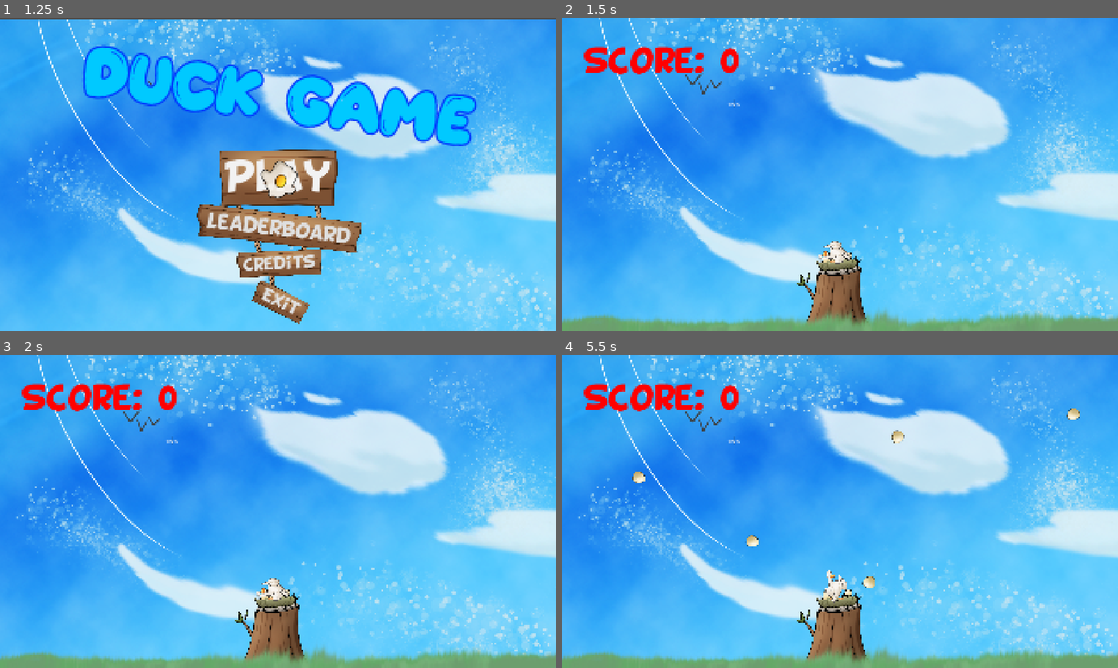
Above: before the commit, frames 1-4 (two rows, left to right).
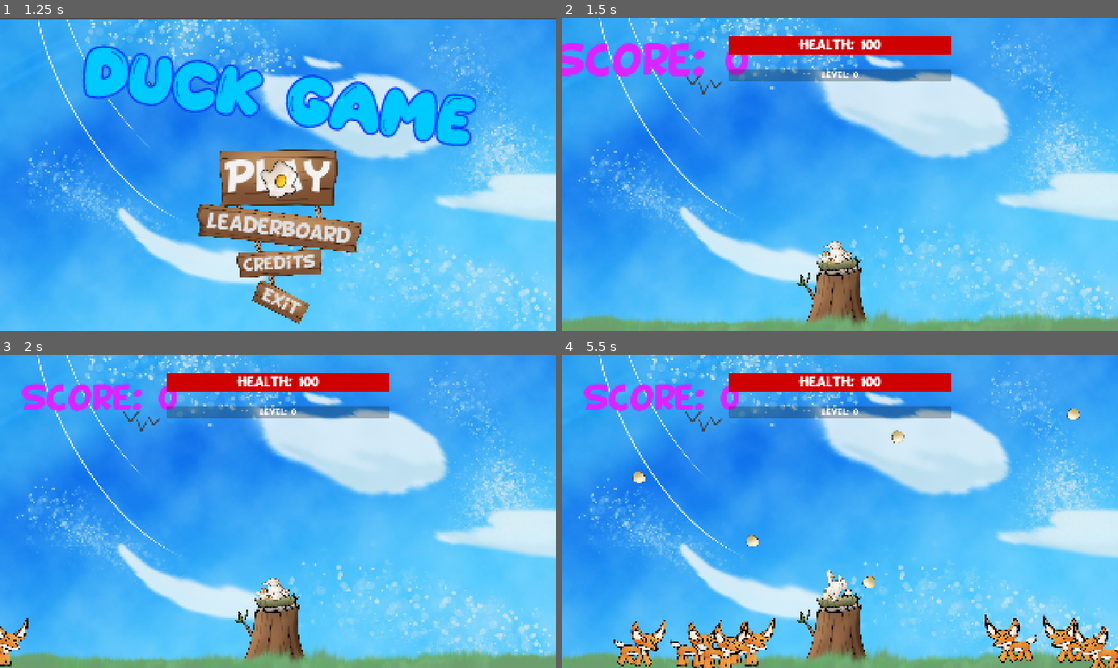
Above: after the commit, the same moments.

Repository: ms5051-hash/HacksComs26
Game: Godot game, scene res://Scenes/mainScene.tscn
Two runs of this game, one before a commit and one after it. Both use one fixed random seed, a clock stepped at 60 frames per second and the inputs below. The engine's default icon, where the game draws it, is replaced by a stand-in: a white triangle on a blue panel in a dark square.
Inputs (mouse positions are in pixels of both pictures, inside the frame that each line leads up to):
- Up to frame 1 (1.25 s): click "Play" at 0.5 s
- Up to frame 2 (1.5 s): click "Play" at 1.25 s
- Up to frame 3 (2 s): no input
- Up to frame 4 (5.5 s): move the mouse to (962, 495) at 2.02 s; click (962, 495) at 2.1 s; move the mouse to (728, 527) at 2.77 s; click (728, 527) at 2.85 s; move the mouse to (895, 442) at 3.52 s; click (895, 442) at 3.6 s; move the mouse to (812, 574) at 4.27 s; click (812, 574) at 4.35 s; move the mouse to (1006, 558) at 5.02 s; click (1006, 558) at 5.1 s

Frame 1 is identical in both runs. In frame 2, 6.2% of the frame differs, in the area x 0-70%, y 5-29%; in frame 3, 5.6%; in frame 4, 9.4%, in the area x 3-100%, y 5-100%.

Commit message:
finished the game loop

Diff:
--- a/duck-game-2026/Scenes/game.tscn
+++ b/duck-game-2026/Scenes/game.tscn
@@ -1,5 +1,6 @@
 [gd_scene format=3 uid="uid://cl1hoj4bjccms"]
 
+[ext_resource type="Script" uid="uid://ci8x06tp1n0a5" path="res://Scripts/GameManager.gd" id="1_nb51f"]
 [ext_resource type="PackedScene" uid="uid://dulyfpm5eyt2c" path="res://Scenes/bullet_area_2d.tscn" id="1_wrm1d"]
 [ext_resource type="Texture2D" uid="uid://4upkc5467x8y" path="res://Assets/Duck.png" id="2_h4fw4"]
 [ext_resource type="Script" uid="uid://bih4b7egfqkbu" path="res://Scripts/Player.gd" id="2_wrm1d"]
@@ -11,12 +12,24 @@
 [ext_resource type="Texture2D" uid="uid://xq0ia4bw4q7f" path="res://Assets/Sky.png" id="8_h4fw4"]
 [ext_resource type="Script" uid="uid://b1vokjcvwfc45" path="res://Scripts/ScoreBoard.gd" id="10_ldgsr"]
 [ext_resource type="FontFile" uid="uid://dcqadqtoqq4qe" path="res://Fonts/BD_Cartoon_Shout.ttf" id="10_o5yvi"]
-[ext_resource type="Script" uid="uid://doivtfckqllut" path="res://Scenes/progress_bar.gd" id="13_rfjv2"]
+[ext_resource type="Script" uid="uid://doivtfckqllut" path="res://Scripts/progress_bar.gd" id="12_rku1e"]
+[ext_resource type="Script" uid="uid://dw4orikc7qb7e" path="res://Scripts/LevelBar.gd" id="13_rfjv2"]
+[ext_resource type="Script" uid="uid://jttn5eh0ivcg" path="res://Scripts/GameOver.gd" id="14_1phco"]
 
 [sub_resource type="RectangleShape2D" id="RectangleShape2D_wrm1d"]
 size = Vector2(246, 333)
 
+[sub_resource type="StyleBoxFlat" id="StyleBoxFlat_rfjv2"]
+bg_color = Color(0.81, 0, 0, 1)
+
+[sub_resource type="StyleBoxFlat" id="StyleBoxFlat_nb51f"]
+bg_color = Color(0.90968984, 0.4767207, 1, 1)
+
+[sub_resource type="StyleBoxFlat" id="StyleBoxFlat_nnt18"]
+bg_color = Color(0.526635, 0.47309998, 0.83, 1)
+
 [node name="Game" type="Node2D" unique_id=1315213113]
+script = ExtResource("1_nb51f")
 
 [node name="BulletArea2D" parent="." unique_id=1332803089 node_paths=PackedStringArray("player") instance=ExtResource("1_wrm1d")]
 visible = false
@@ -86,26 +99,133 @@
 offset_right = 1922.0
 offset_bottom = 1080.0
 
-[node name="scoreboard" type="Label" parent="UI" unique_id=1988153872 node_paths=PackedStringArray("score_label")]
-modulate = Color(1, 0, 0, 1)
+[node name="XPLabel" type="Label" parent="UI" unique_id=1988153872 node_paths=PackedStringArray("score_label")]
 layout_mode = 0
 offset_left = 73.0
 offset_top = 97.0
 offset_right = 893.0
 offset_bottom = 210.0
+theme_override_colors/font_color = Color(0.86257684, 0.13699493, 0.99999994, 1)
 theme_override_fonts/font = ExtResource("10_o5yvi")
 theme_override_font_sizes/font_size = 100
-text = "Score: 0"
+text = "XP: 0"
 script = ExtResource("10_ldgsr")
 score_label = NodePath(".")
 
 [node name="CanvasLayer" type="CanvasLayer" parent="UI" unique_id=1280641760]
 
-[node name="ProgressBar" type="ProgressBar" parent="UI/CanvasLayer" unique_id=636362868]
-offset_left = 591.0
-offset_top = 283.0
-offset_right = 595.0
-offset_bottom = 310.0
+[node name="HealthBar" type="ProgressBar" parent="UI/CanvasLayer" unique_id=636362868 node_paths=PackedStringArray("health_label", "game_over_panel")]
+offset_left = 576.0
+offset_top = 64.0
+offset_right = 1344.0
+offset_bottom = 128.0
+pivot_offset = Vector2(384, 32)
+theme_override_fonts/font = ExtResource("10_o5yvi")
+theme_override_styles/fill = SubResource("StyleBoxFlat_rfjv2")
+value = 100.0
+show_percentage = false
+script = ExtResource("12_rku1e")
+health_label = NodePath("HealthLabel")
+game_over_panel = NodePath("../GameOverPanel")
+
+[node name="HealthLabel" type="Label" parent="UI/CanvasLayer/HealthBar" unique_id=1549569416]
+layout_mode = 1
+anchors_preset = 8
+anchor_left = 0.5
+anchor_top = 0.5
+anchor_right = 0.5
+anchor_bottom = 0.5
+offset_left = -35.0
+offset_top = -11.5
+offset_right = 35.0
+offset_bottom = 11.5
+grow_horizontal = 2
+grow_vertical = 2
+pivot_offset = Vector2(35, 11.5)
+theme_override_fonts/font = ExtResource("10_o5yvi")
+theme_override_font_sizes/font_size = 40
+text = "HEALTH: 0"
+horizontal_alignment = 1
+vertical_alignment = 1
+
+[node name="LevelBar" type="ProgressBar" parent="UI/CanvasLayer" unique_id=1338766534 node_paths=PackedStringArray("level_label")]
+offset_left = 576.0
+offset_top = 176.0
+offset_right = 1344.0
+offset_bottom = 219.0
+pivot_offset = Vector2(384, 24)
+theme_override_styles/fill = SubResource("StyleBoxFlat_nb51f")
+value = 50.0
+show_percentage = false
 script = ExtResource("13_rfjv2")
+level_label = NodePath("LevelLabel")
+
+[node name="LevelLabel" type="Label" parent="UI/CanvasLayer/LevelBar" unique_id=1051283273]
+layout_mode = 1
+anchors_preset = 8
+anchor_left = 0.5
+anchor_top = 0.5
+anchor_right = 0.5
+anchor_bottom = 0.5
+offset_left = -20.0
+offset_top = -11.5
+offset_right = 20.0
+offset_bottom = 11.5
+grow_horizontal = 2
+grow_vertical = 2
+pivot_offset = Vector2(20, 12)
+theme_override_fonts/font = ExtResource("10_o5yvi")
+theme_override_font_sizes/font_size = 25
+text = "Level: 0"
+horizontal_alignment = 1
+vertical_alignment = 1
+
+[node name="GameOverPanel" type="Panel" parent="UI/CanvasLayer" unique_id=102187467]
+visible = false
+anchors_preset = 15
+anchor_right = 1.0
+anchor_bottom = 1.0
+grow_horizontal = 2
+grow_vertical = 2
+theme_override_styles/panel = SubResource("StyleBoxFlat_nnt18")
+script = ExtResource("14_1phco")
+
+[node name="GameOverLabel" type="Label" parent="UI/CanvasLayer/GameOverPanel" unique_id=531883027]
+layout_mode = 1
+anchors_preset = 8
+anchor_left = 0.5
+anchor_top = 0.5
+anchor_right = 0.5
+anchor_bottom = 0.5
+offset_left = -728.0
+offset_top = -284.0
+offset_right = 728.0
+offset_bottom = -28.0
+grow_horizontal = 2
+grow_vertical = 2
+theme_override_constants/outline_size = 70
+theme_override_fonts/font = ExtResource("10_o5yvi")
+theme_override_font_sizes/font_size = 200
+text = "GAME OVER"
+horizontal_alignment = 1
+vertical_alignment = 1
+
+[node name="MenuButton" type="Button" parent="UI/CanvasLayer/GameOverPanel" unique_id=2042578589]
+layout_mode = 1
+anchors_preset = 8
+anchor_left = 0.5
+anchor_top = 0.5
+anchor_right = 0.5
+anchor_bottom = 0.5
+offset_left = -192.0
+offset_top = 100.0
+offset_right = 192.0
+offset_bottom = 292.0
+grow_horizontal = 2
+grow_vertical = 2
+theme_override_fonts/font = ExtResource("10_o5yvi")
+theme_override_font_sizes/font_size = 100
+text = "Menu"
 
 [connection signal="area_entered" from="Enemy" to="BulletArea2D" method="_on_enemy_area_entered"]
+[connection signal="pressed" from="UI/CanvasLayer/GameOverPanel/MenuButton" to="UI/CanvasLayer/GameOverPanel" method="_on_menu_button_pressed"]
--- a/duck-game-2026/Scenes/progress_bar.gd
+++ /dev/null
@@ -1,11 +0,0 @@
-extends ProgressBar
-
-func _ready() -> void:
-	max_value = Global.nest_max_hp
-	value = Global.nest_hp
-	Global.nest_hp_changed.connect(_on_nest_hp_changed)
-
-func _on_nest_hp_changed(current: float, maximum: float) -> void:
-	max_value = maximum
-	var tween := create_tween()
-	tween.tween_property(self, "value", current, 0.25)
--- /dev/null
+++ b/duck-game-2026/Scripts/GameManager.gd
@@ -0,0 +1,7 @@
+extends Node
+
+
+# Called when the node enters the scene tree for the first time.
+func _ready() -> void:
+	Global.reset_everything()
+	pass # Replace with function body.
--- /dev/null
+++ b/duck-game-2026/Scripts/GameOver.gd
@@ -0,0 +1,21 @@
+extends Panel
+
+
+# Called when the node enters the scene tree for the first time.
+func _ready() -> void:
+	pass # Replace with function body.
+
+func _transition_to_end() -> void:
+	# gonna change this later to something fancy
+	visible = true
+	pass
+
+# Called every frame. 'delta' is the elapsed time since the previous frame.
+func _process(delta: float) -> void:
+	if Input.is_action_just_pressed("escape") and visible:
+		_on_menu_button_pressed()
+	pass
+
+func _on_menu_button_pressed() -> void:
+	get_tree().change_scene_to_file("res://Scenes/mainScene.tscn")
+	pass
--- a/duck-game-2026/Scripts/Global.gd
+++ b/duck-game-2026/Scripts/Global.gd
@@ -1,10 +1,15 @@
 extends Node
 
+const level_max_multiplier: float = 1.1
 signal sticks_changed(amount: int)
 signal nest_hp_changed(current: float,maximum: float)
 signal wave_changed(wave: int)
 signal nest_destroyed
 signal score_changed(new_score: int)
+signal level_xp_changed(new_level_max: int)
+signal level_xp_max_changed(new_level_max: int)
+signal level_changed(new_level: int)
+
 
 #Enum
 enum GameState {MENU, PLAYING, PAUSED, SHOP, GAME_OVER, VICTORY}
@@ -62,9 +67,19 @@
 func predator_hit_nest(type: int) -> void:
 	damage_nest(predator_stats[type]["nest_damage"])
 
+# FIELD START VALUES HERE
+const start_nest_max_hp: float = 100.0
+const start_level_xp_max: float = 10.0
+const start_egg_damage: float = 10.0
+const start_enemy_base_hp: float = 100.0
+const start_sticks_per_kill: int = 2
+const start_score_per_kill: int = 10
+
+# FIELDS HERE
+
 #Nest
-var nest_max_hp: float = 100.0
-var nest_hp: float = 100.0
+var nest_max_hp: float = start_nest_max_hp
+var nest_hp: float = start_nest_max_hp
 
 
 #Currency
@@ -79,16 +94,44 @@
 		current_wave = value
 		wave_changed.emit(current_wave)
 
-var score: int = 0:
+# this is the total XP
+var score: float = 0:
 	set(value):
 		score = value
 		score_changed.emit(score)
 
+# current level xp in the bar
+var level_xp: float = 0:
+	set(value):
+		# if its ever over the max,
+		# then simply increment level and
+		# set new max
+		# set new current level
+		if value >= level_xp_max:
+			level_xp = level_xp - level_xp_max
+			level_xp_max = level_xp_max * level_max_multiplier
+			level += 1
+		else:
+			level_xp = value
+		level_xp_changed.emit(level_xp)
+
+# current level
+var level: int = 0:
+	set(value):
+		level = value
+		level_changed.emit(level)
+
+# current max xp in the bar
+var level_xp_max: float = start_level_xp_max:
+	set(value):
+		level_xp_max = value
+		level_xp_max_changed.emit(level_xp_max)
+
 # Egg Damage
-var egg_damage: float = 10.0
-var enemy_base_hp: float = 100.0
-var sticks_per_kill: int = 2
-var score_per_kill: int = 10
+var egg_damage: float = start_egg_damage
+var enemy_base_hp: float = start_enemy_base_hp
+var sticks_per_kill: int = start_sticks_per_kill
+var score_per_kill: int = start_score_per_kill
 
 # When enemy dies
 func enemy_killed() -> void:
@@ -112,7 +155,20 @@
 	if nest_hp <= 0.0:
 		nest_destroyed.emit()
 
-
+func reset_everything() -> void:
+	nest_max_hp = start_nest_max_hp
+	nest_hp = start_nest_max_hp
+	level_xp_max = start_level_xp_max
+	egg_damage = start_egg_damage
+	enemy_base_hp = start_enemy_base_hp
+	sticks_per_kill = start_sticks_per_kill
+	score_per_kill = start_score_per_kill
+	sticks = 0
+	current_wave = 0
+	score = 0
+	level_xp = 0
+	level = 0
+	pass
 # Function that when you lose brings you to the GameOver Scene
 # Func _ready() -> void
 #     Globals.nest_destoryed.connect(on_nest_destroyed)
--- /dev/null
+++ b/duck-game-2026/Scripts/LevelBar.gd
@@ -0,0 +1,23 @@
+extends ProgressBar
+@export var level_label: Label
+
+func _ready() -> void:
+	max_value = Global.level_xp_max
+	value = Global.level_xp_max
+	level_label.text = "Level: 0"
+
+	Global.level_xp_changed.connect(_on_level_xp_changed)
+	Global.level_changed.connect(_on_level_changed)
+	Global.level_xp_max_changed.connect(_on_level_xp_max_changed)
+
+func _on_level_xp_changed(new_xp: float):
+	value = new_xp
+	pass
+
+func _on_level_changed(new_level: int):
+	level_label.text = "Level: " + str(new_level)
+	pass
+
+func _on_level_xp_max_changed(new_max_xp: float):
+	max_value = new_max_xp
+	pass
--- a/duck-game-2026/Scripts/ScoreBoard.gd
+++ b/duck-game-2026/Scripts/ScoreBoard.gd
@@ -6,7 +6,6 @@
 
 func _ready() -> void:
 	Global.score_changed.connect(_on_score_changed)
-
 	_update_label()
 
 func _on_score_changed(new_score: int) -> void:
@@ -14,8 +13,6 @@
 	var tween := create_tween()
 	tween.tween_property(self, "displayed_score", int(new_score), 0.3)
 	tween.parallel().tween_callback(_pop)
-
-func _process(_delta: float) -> void:
 	displayed_score = Global.score
 	_update_label()
 
--- a/duck-game-2026/Scripts/Shooting.gd
+++ b/duck-game-2026/Scripts/Shooting.gd
@@ -17,8 +17,9 @@
 
 
 func _on_area_entered(area: Area2D) -> void:
-	print("Hi")
+	#print("Hi")
 	if(area.is_in_group("enemies")):
 		area.queue_free()
 		queue_free()
 		Global.score += 1
+		Global.level_xp += 1
--- a/duck-game-2026/Scripts/enemy_spawner.gd
+++ b/duck-game-2026/Scripts/enemy_spawner.gd
@@ -10,7 +10,7 @@
 
 # Called when the node enters the scene tree for the first time.
 func _ready() -> void:
-	spawnRate = 5/eps
+	spawnRate = 0.5/eps
 
 
 # Called every frame. 'delta' is the elapsed time since the previous frame.
--- /dev/null
+++ b/duck-game-2026/Scripts/progress_bar.gd
@@ -0,0 +1,22 @@
+extends ProgressBar
+@export var health_label: Label
+@export var game_over_panel: Panel
+
+func _ready() -> void:
+	max_value = Global.nest_max_hp
+	value = 100
+	Global.nest_hp_changed.connect(_on_nest_hp_changed)
+	health_label.text = "Health: " + str(int(max_value))
+
+	Global.nest_destroyed.connect(_on_nest_destroyed)
+
+func _on_nest_hp_changed(current: float, maximum: float) -> void:
+	max_value = maximum
+	value = current
+	health_label.text = "Health: " + str(int(value))
+	#var tween := create_tween()
+	#tween.tween_property(self, "value", current, 0.25)
+
+func _on_nest_destroyed() -> void:
+	game_over_panel._transition_to_end()
+	pass
Not shown, added: duck-game-2026/Scripts/GameManager.gd.uid
Not shown, added: duck-game-2026/Scripts/GameOver.gd.uid
Not shown, added: duck-game-2026/Scripts/LevelBar.gd.uid
Renamed: duck-game-2026/Scenes/hp.gd -> duck-game-2026/Scripts/hp.gd
Renamed: duck-game-2026/Scenes/hp.gd.uid -> duck-game-2026/Scripts/hp.gd.uid
Renamed: duck-game-2026/Scenes/progress_bar.gd.uid -> duck-game-2026/Scripts/progress_bar.gd.uid
Not shown, added: duck-game-2026/Scenes/game.tscn45111774966.tmp
Not shown, added: duck-game-2026/Scenes/game.tscn45120890929.tmp
